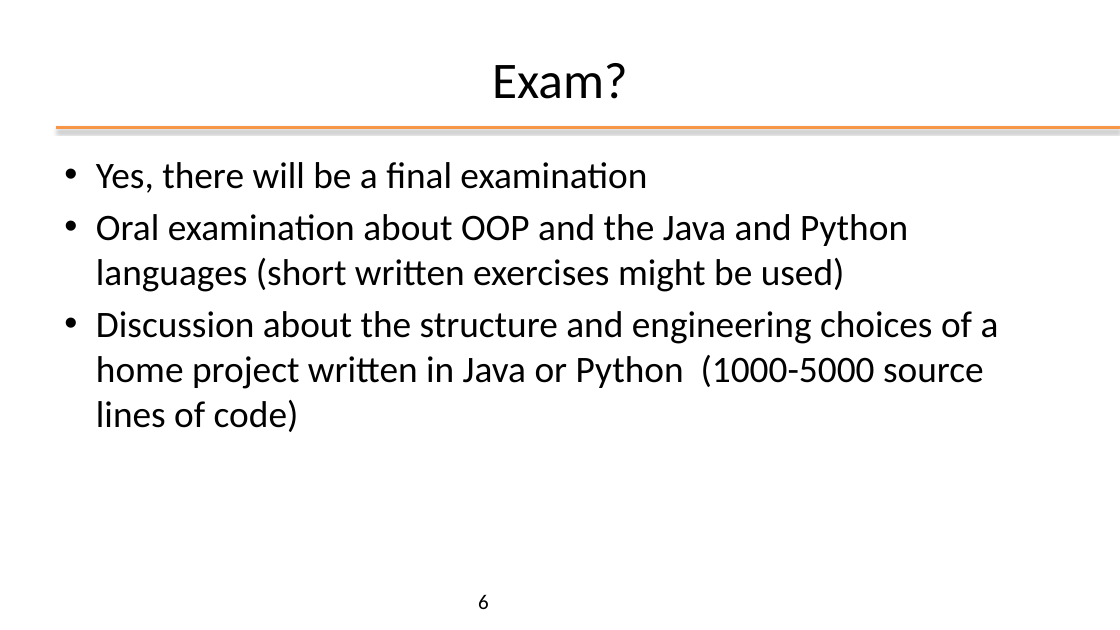
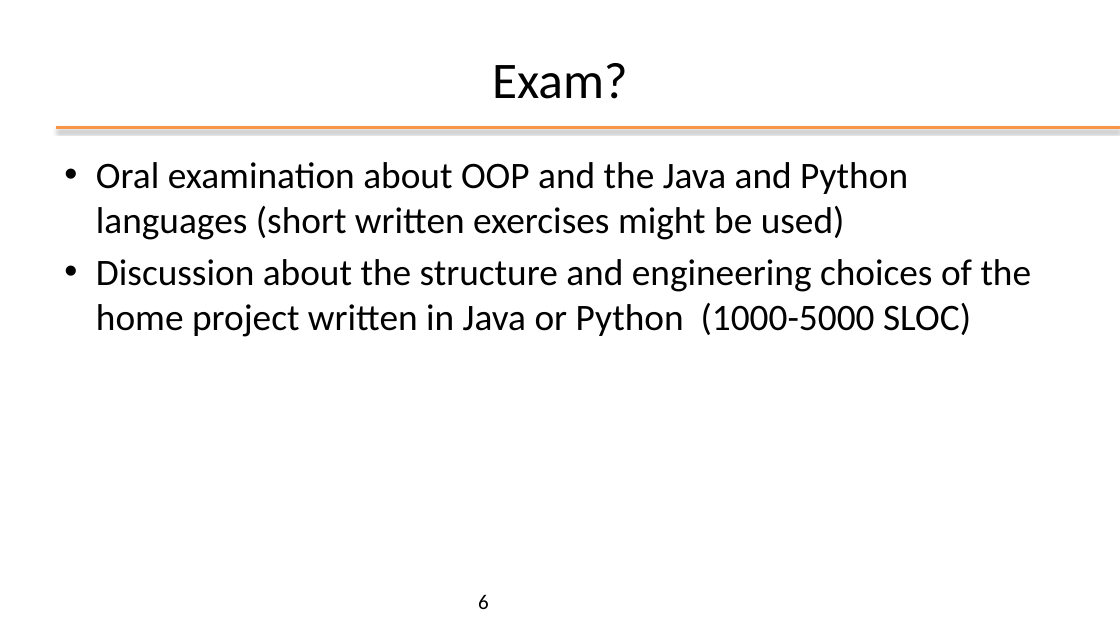
Before and after one commit to plctechnician/ooprogramming, a slide deck: slide 6 of java/slides/ppt/00 - Java Course Introduction.pptx. Drawn at 1120x630 pixels with LibreOffice and Linux fonts; fonts in the diff are those of the drawing; background and template pictures are left out. Boxes give left, top, right and bottom in pixels: in the first picture for what was removed or moved away, otherwise in the second. Text is boxed around its words. In the diff, an @@ line names an element or a change of style, - is before the commit and + after.

```diff
--- a/java/slides/ppt/00 - Java Course Introduction.pptx
+++ b/java/slides/ppt/00 - Java Course Introduction.pptx
@@ text at box(96, 162, 647, 193): paragraph removed @@
-• Yes, there will be a final examination
@@ text at box(96, 259, 1032, 337): text changed @@
-• Discussion about the structure and engineering choices of a home project written in Java or Python (1000-5000 source lines of code)
+• Discussion about the structure and engineering choices of the home project written in Java or Python (1000-5000 SLOC)
```
Also in this commit, not shown: 2 other slides changed, 3 other files.
